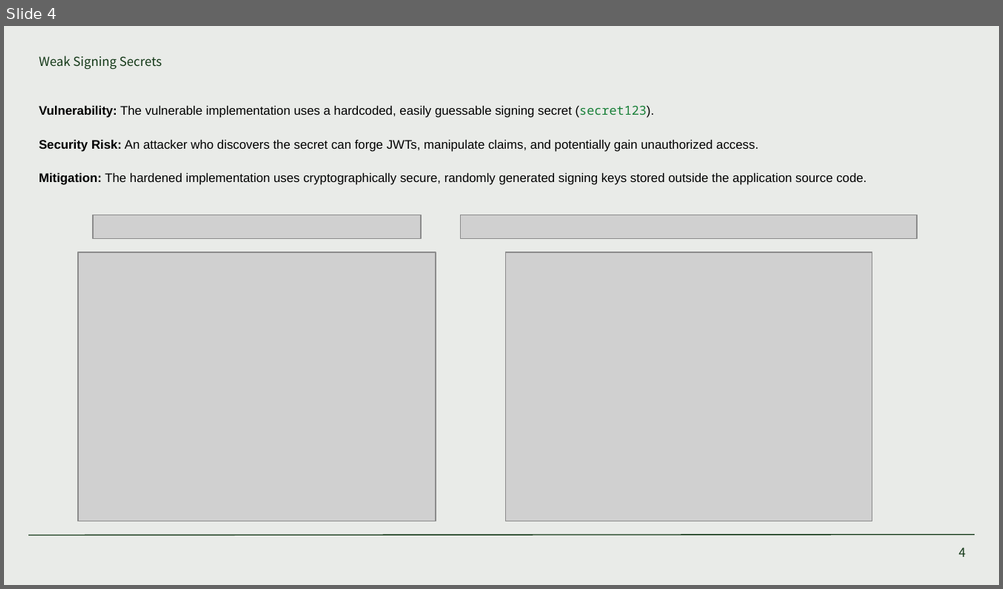
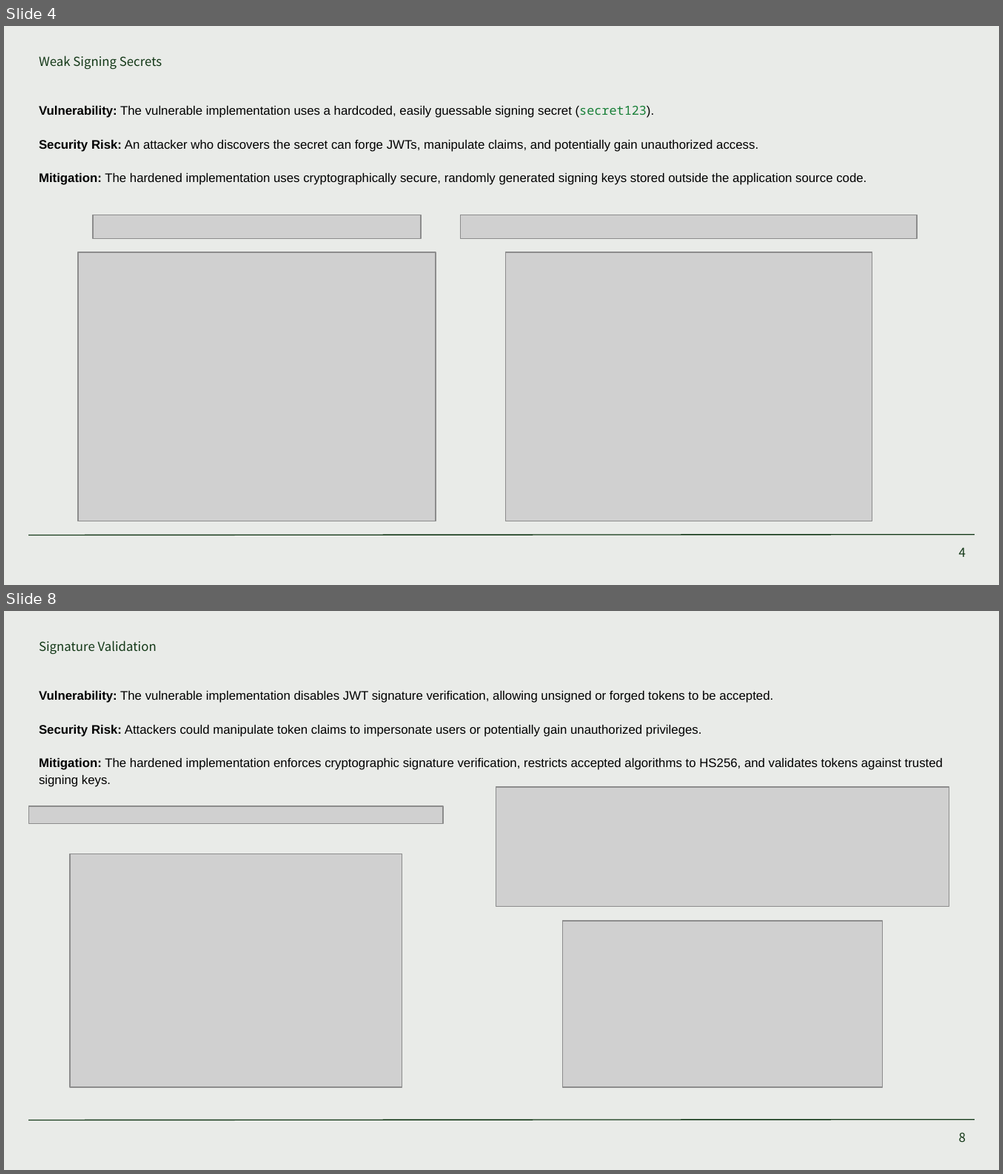
Before and after one commit to sbeveridge12/JWT-Hardening-and-Token-Security, a slide deck: Powerpoint/JWT Hardening and Token Security.pptx. Shown one above the other, each under a label of ours: slide 4 before the commit, slides 4 and 8 after it; the slides between them are not shown. The pictures are 1003x589 and 1003x1174 pixels, drawn with LibreOffice and Linux fonts; fonts in the diff are those of the drawing; grey boxes stand for pictures. Boxes give left, top, right and bottom in pixels: in the first picture for what was removed or moved away, otherwise in the second. Text is boxed around its words. In the diff, an @@ line names an element or a change of style, - is before the commit and + after.

Commit message:
Finished project + unsigned token forger

```diff
--- a/Powerpoint/JWT Hardening and Token Security.pptx
+++ b/Powerpoint/JWT Hardening and Token Security.pptx
@@ slide 8 added at (x1=4, y1=611, x2=999, y2=1170), background #E9EBE8; not listed: 1 template element that a slide beside it also shows @@
@@ subtitle added at (x1=39, y1=641, x2=156, y2=654), 9 pt, text #133817 @@
+Signature Validation
@@ text added at (x1=39, y1=690, x2=942, y2=770), 9 pt, text #000000 @@
+Vulnerability: The vulnerable implementation disables JWT signature verification, allowing unsigned or forged tokens to be accepted.
+Security Risk: Attackers could manipulate token claims to impersonate users or potentially gain unauthorized privileges.
+Mitigation: The hardened implementation enforces cryptographic signature verification, restricts accepted algorithms to HS256, and validates tokens against trusted signing keys.
@@ picture added at (x1=495, y1=787, x2=948, y2=906) @@
@@ picture added at (x1=29, y1=806, x2=443, y2=824) @@
@@ picture added at (x1=70, y1=854, x2=402, y2=1088) @@
@@ picture added at (x1=562, y1=921, x2=882, y2=1088) @@
@@ page number added at (x1=959, y1=1133, x2=965, y2=1142), 9 pt, text #133817 @@
+8
```
Also in this commit, not shown: 4 other slides added, 4 slides removed, 14 other files.
